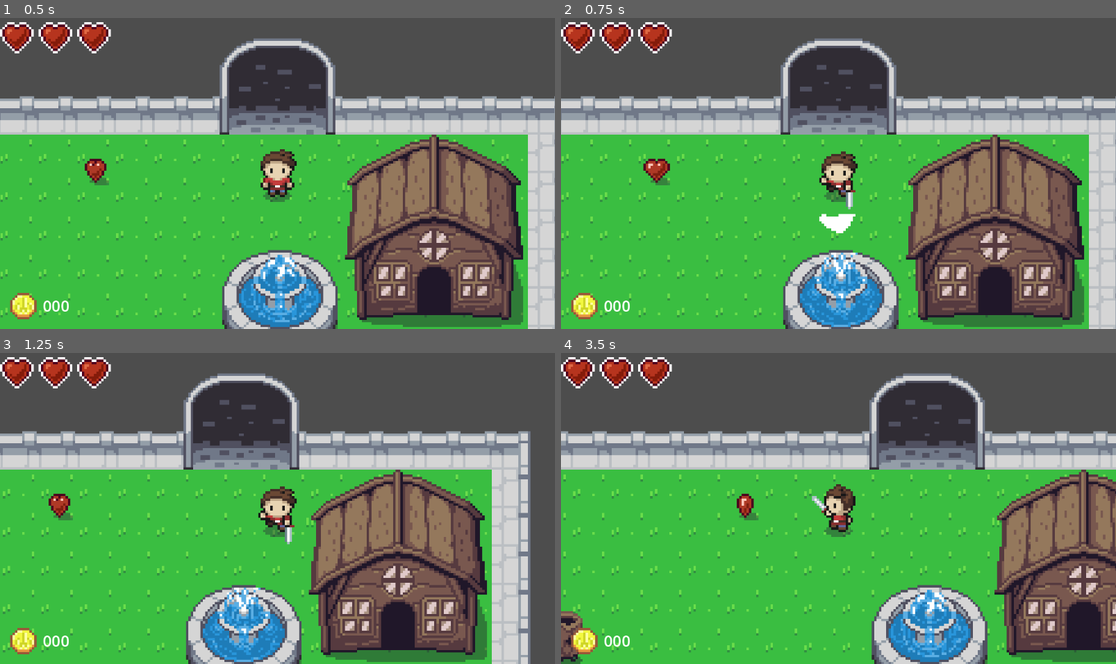
Above: before the commit, frames 1-4 (two rows, left to right).
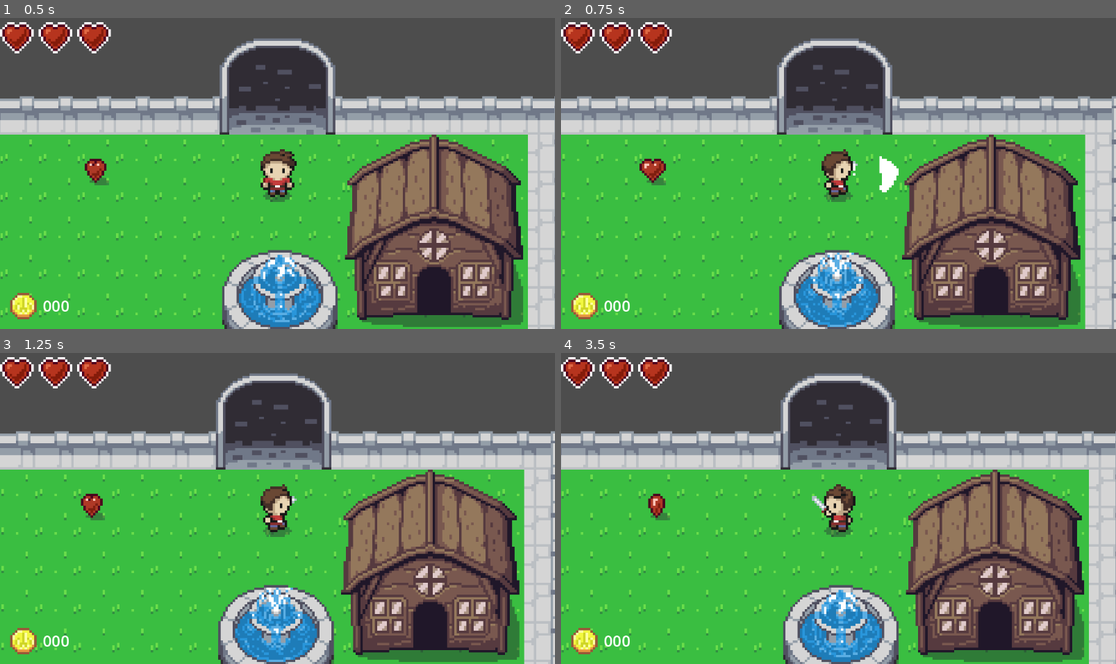
Above: after the commit, the same moments.

Repository: janssen-r/game-design-1
Game: Godot game, scene res://td_world_1.tscn
The game is run twice, just before and just after one commit, with the same random seed, the same clock (stepped at 60 frames per second) and the same inputs. The project has no main scene, so this scene is started directly.
Inputs (mouse positions are in pixels of both pictures, inside the frame that each line leads up to):
- Up to frame 1 (0.5 s): no input
- Up to frame 2 (0.75 s): tap Enter (ui_accept) at 0.5 s; move the mouse to (960, 157) at 0.52 s; hold Right (ui_right) from 0.53 s (still down); tap Space (ui_select) at 0.6 s; click (960, 157) at 0.67 s
- Up to frame 3 (1.25 s): keep holding Right (ui_right); tap Enter (ui_accept) at 0.77 s
- Up to frame 4 (3.5 s): release Right (ui_right) at 1.25 s; drag from (727, 524) to (799, 424) at 1.27 s; move the mouse to (894, 440) at 2.02 s; hold Left (ui_left) 2.03-2.75 s; tap I (zoom_cam_in) at 2.1 s; tap Space (ui_select) at 2.3 s; drag from (810, 570) to (744, 505) at 2.77 s

Frame 1 is identical in both runs. In frame 2, 20% of the frame differs, in the area x 0-100%, y 6-100%; in frame 3, 37%; in frame 4, 39%.

Commit message:
Update 11/19

Diff:
--- /dev/null
+++ b/entities/objects/small_chest.tscn
@@ -0,0 +1,13 @@
+[gd_scene format=3 uid="uid://rohn6gt0208u"]
+
+[node name="SmallChest" type="Node2D" groups=["Chest", "Interactable"]]
+
+[node name="Sprite2D" type="Sprite2D" parent="."]
+
+[node name="StaticBody2D" type="StaticBody2D" parent="."]
+
+[node name="Area2D" type="Area2D" parent="StaticBody2D"]
+
+[node name="CollisionShape2D2" type="CollisionShape2D" parent="StaticBody2D/Area2D"]
+
+[node name="CollisionShape2D" type="CollisionShape2D" parent="StaticBody2D"]
--- a/td_player.gd
+++ b/td_player.gd
@@ -113,6 +113,13 @@
 		if data.state != STATES.CHARGING:
 			data.state = STATES.IDLE
 
+	if Input.is_action_just_pressed("ui_select"): #Enter
+		for entity in get_tree().get_nodes_in_group("Interactable"):
+			if entity.in_range(self):
+				entity.interact(self)
+				data.state = STATES.IDLE
+				return
+
 		var direction = Vector2(
 			Input.get_axis("ui_left", "ui_right"),
 			Input.get_axis("ui_up", "ui_down")
